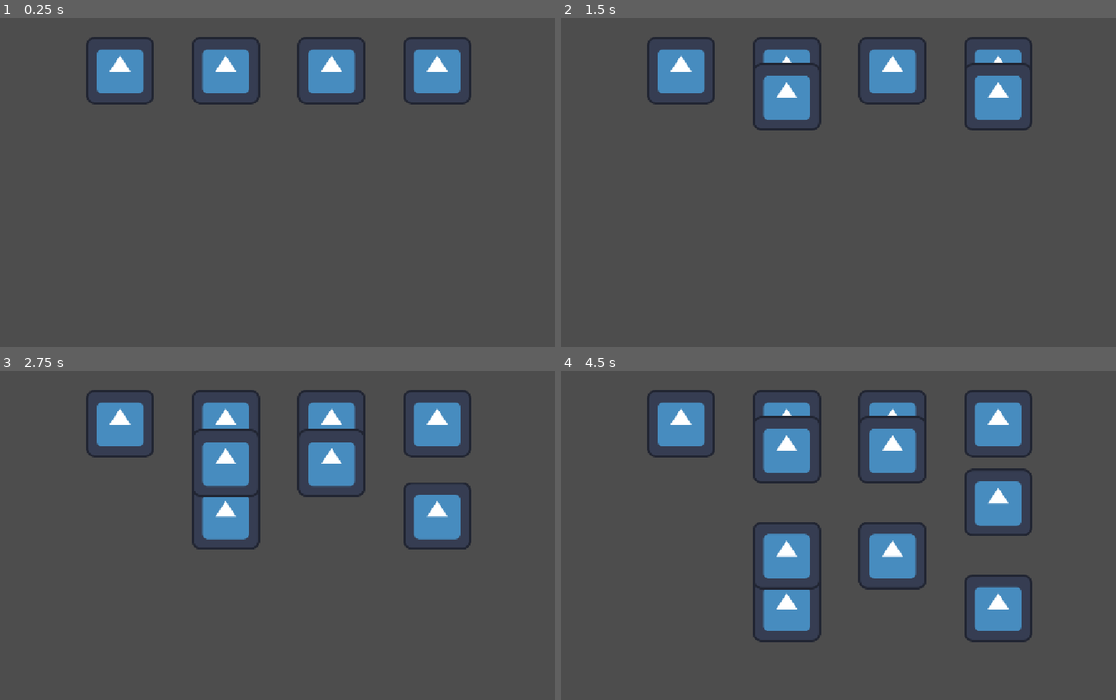
Above: before the commit, frames 1-4 (two rows, left to right).
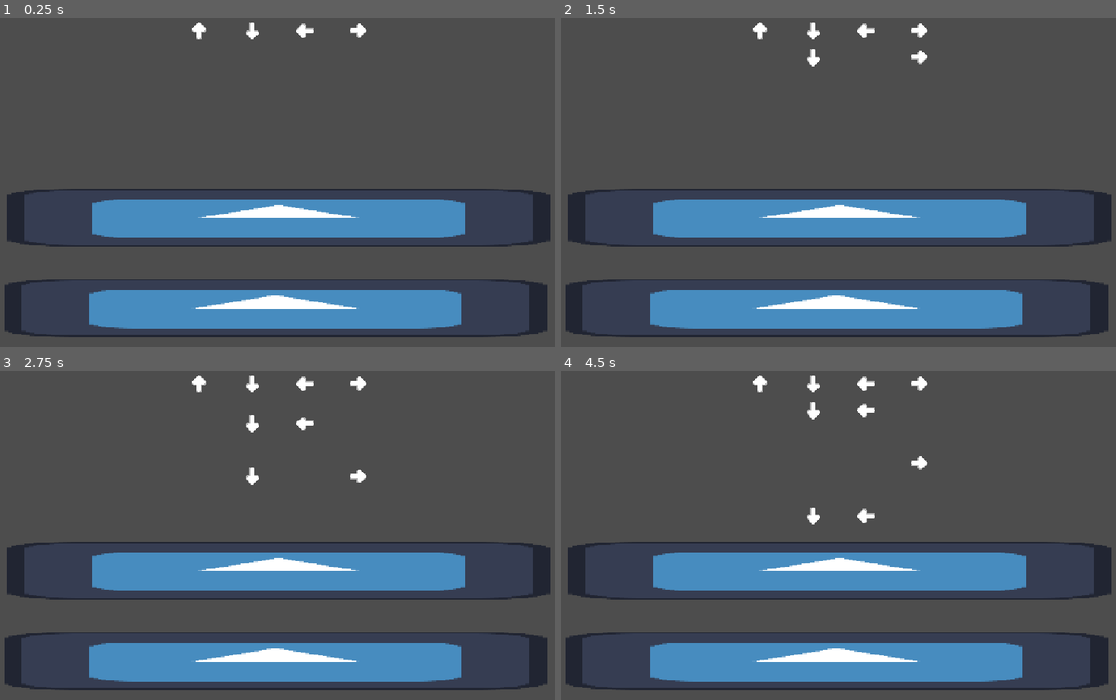
Above: after the commit, the same moments.

Repository: Ashley512/noche-de-brujas
Game: Godot game, scene res://Scenes/rhythm_node.tscn
Two runs of this game, one before a commit and one after it. Both use one fixed random seed, a clock stepped at 60 frames per second and the inputs below. The engine's default icon, where the game draws it, is replaced by a stand-in: a white triangle on a blue panel in a dark square.
Inputs:
- Up to frame 1 (0.25 s): no input
- Up to frame 2 (1.5 s): tap Enter at 0.5 s
- Up to frame 3 (2.75 s): no input
- Up to frame 4 (4.5 s): no input

The runs differ from the first frame. In frame 1, 26% of the frame differs, in the area x 0-100%, y 1-97%; in frame 2, 27%; in frame 3, 30%; in frame 4, 31%.

Commit message:
work in progress

Diff:
--- a/Scenes/InputSpawner.tscn
+++ b/Scenes/InputSpawner.tscn
@@ -1,7 +1,7 @@
 [gd_scene format=3 uid="uid://blswfxcqpnf7t"]
 
 [ext_resource type="Script" uid="uid://bstsl7kpkvh35" path="res://Scenes/input_spawner.gd" id="1_mxj8v"]
-[ext_resource type="Texture2D" uid="uid://bltrn314b7ccf" path="res://icon.svg" id="1_rrvtm"]
+[ext_resource type="Texture2D" uid="uid://mxt80prpxd2s" path="res://Assets/UI_Icon_Arrow01c.png" id="1_rrvtm"]
 [ext_resource type="PackedScene" uid="uid://da77qlg7cfbw4" path="res://Scenes/input.tscn" id="2_isxe5"]
 
 [node name="InputSpawner" type="Sprite2D" unique_id=1327963035]
--- a/Scenes/input.tscn
+++ b/Scenes/input.tscn
@@ -1,7 +1,7 @@
 [gd_scene format=3 uid="uid://da77qlg7cfbw4"]
 
-[ext_resource type="Texture2D" uid="uid://bltrn314b7ccf" path="res://icon.svg" id="1_8vt2h"]
 [ext_resource type="Script" uid="uid://c8qcb1gc26ikb" path="res://Scenes/input.gd" id="1_nnn5i"]
+[ext_resource type="Texture2D" uid="uid://mxt80prpxd2s" path="res://Assets/UI_Icon_Arrow01c.png" id="2_8vt2h"]
 
 [sub_resource type="CircleShape2D" id="CircleShape2D_uvulu"]
 
@@ -14,4 +14,4 @@
 shape = SubResource("CircleShape2D_uvulu")
 
 [node name="Sprite2D" type="Sprite2D" parent="." unique_id=468716874]
-texture = ExtResource("1_8vt2h")
+texture = ExtResource("2_8vt2h")
--- a/Scenes/rhythm_node.gd
+++ b/Scenes/rhythm_node.gd
@@ -22,3 +22,7 @@
 	for n : input_spawner in $InputSpawns.get_children():
 		if (randf() < 0.5):
 			n.spawn_input()
+
+
+func _on_destroyer_area_body_entered(body: Node2D) -> void:
+	body.queue_free()
--- a/Scenes/rhythm_node.tscn
+++ b/Scenes/rhythm_node.tscn
@@ -3,12 +3,16 @@
 [ext_resource type="Script" uid="uid://qo1eoq35aml7" path="res://Scenes/rhythm_node.gd" id="1_243ms"]
 [ext_resource type="PackedScene" uid="uid://blswfxcqpnf7t" path="res://Scenes/InputSpawner.tscn" id="2_ky7fm"]
 [ext_resource type="Script" uid="uid://0t326gomyeba" path="res://Scripts/song.gd" id="2_n4grw"]
+[ext_resource type="Texture2D" uid="uid://bltrn314b7ccf" path="res://icon.svg" id="4_u6ge3"]
 
 [sub_resource type="Resource" id="Resource_ky7fm"]
 script = ExtResource("2_n4grw")
 beats_per_second = 60
 song_beats = Array[int]([0])
 metadata/_custom_type_script = "uid://0t326gomyeba"
+
+[sub_resource type="RectangleShape2D" id="RectangleShape2D_kqtis"]
+size = Vector2(1029, 110)
 
 [node name="RhythmNode" type="AudioStreamPlayer2D" unique_id=986718057]
 script = ExtResource("1_243ms")
@@ -21,23 +25,52 @@
 autostart = true
 
 [node name="InputSpawns" type="Node2D" parent="." unique_id=991205742]
-position = Vector2(0, -200)
+position = Vector2(0, -275)
+scale = Vector2(2, 2)
 
 [node name="UpSpawner" parent="InputSpawns" unique_id=1071283595 instance=ExtResource("2_ky7fm")]
-position = Vector2(-300, 0)
+position = Vector2(-75, 0)
+rotation = 4.712389
 
 [node name="DownSpawner" parent="InputSpawns" unique_id=1251694878 instance=ExtResource("2_ky7fm")]
-position = Vector2(-100, 0)
+position = Vector2(-25, 0)
+rotation = 1.5707964
 input_type = 1
 
 [node name="LeftSpawner" parent="InputSpawns" unique_id=1084566114 instance=ExtResource("2_ky7fm")]
-position = Vector2(100, 0)
+position = Vector2(25, 0)
+rotation = 3.1415927
 input_type = 2
 
 [node name="RightSpawner" parent="InputSpawns" unique_id=1484060667 instance=ExtResource("2_ky7fm")]
-position = Vector2(300, 0)
+position = Vector2(75, 0)
 input_type = 3
 
 [node name="Camera2D" type="Camera2D" parent="." unique_id=598199532]
 
+[node name="DestroyerArea" type="Area2D" parent="." unique_id=2119777589]
+position = Vector2(0, 397.345)
+
+[node name="CollisionShape2D" type="CollisionShape2D" parent="DestroyerArea" unique_id=701791237]
+position = Vector2(-1, -315.345)
+shape = SubResource("RectangleShape2D_kqtis")
+
+[node name="Sprite2D" type="Sprite2D" parent="DestroyerArea" unique_id=2012724745]
+position = Vector2(0, -318.345)
+scale = Vector2(8.015625, 0.85937494)
+texture = ExtResource("4_u6ge3")
+
+[node name="Area2D" type="Area2D" parent="." unique_id=208446279]
+position = Vector2(0, 250)
+
+[node name="CollisionShape2D" type="CollisionShape2D" parent="Area2D" unique_id=1413737710]
+position = Vector2(-7, 2)
+shape = SubResource("RectangleShape2D_kqtis")
+
+[node name="Sprite2D" type="Sprite2D" parent="Area2D" unique_id=1858281241]
+position = Vector2(-6, 0)
+scale = Vector2(8.015625, 0.85937494)
+texture = ExtResource("4_u6ge3")
+
 [connection signal="timeout" from="TempoTimer" to="." method="_on_tempo_timer_timeout"]
+[connection signal="body_entered" from="DestroyerArea" to="." method="_on_destroyer_area_body_entered"]
--- a/project.godot
+++ b/project.godot
@@ -26,4 +26,5 @@
 
 [rendering]
 
+textures/canvas_textures/default_texture_filter=0
 rendering_device/driver.windows="d3d12"
Binary file added: Assets/UI_Icon_Arrow01c.png
Not shown, added: Assets/UI_Icon_Arrow01c.png.import
